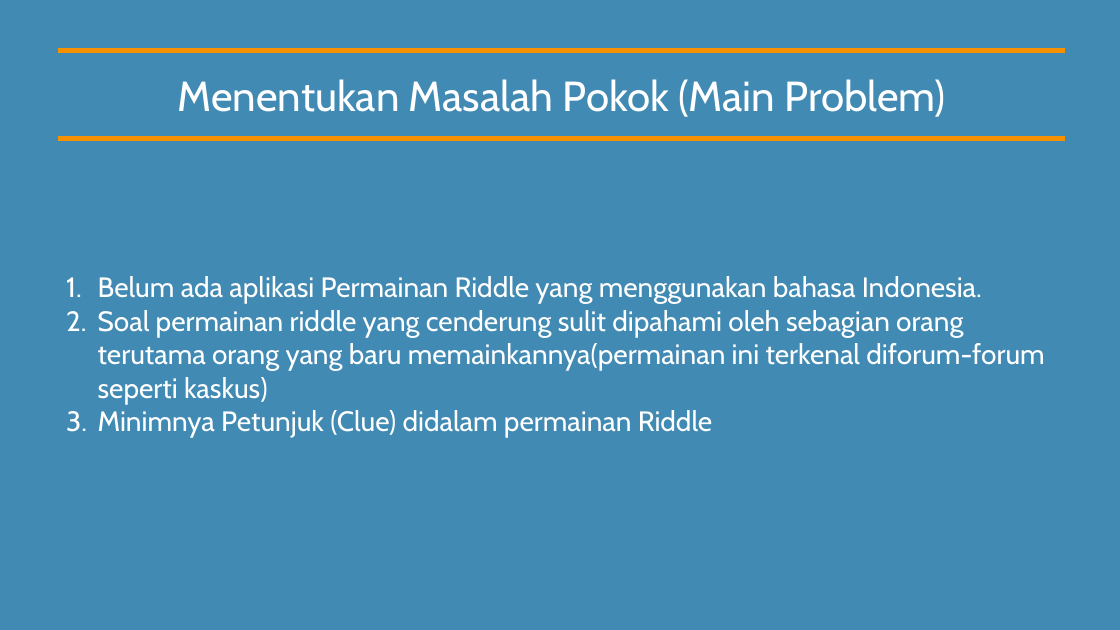
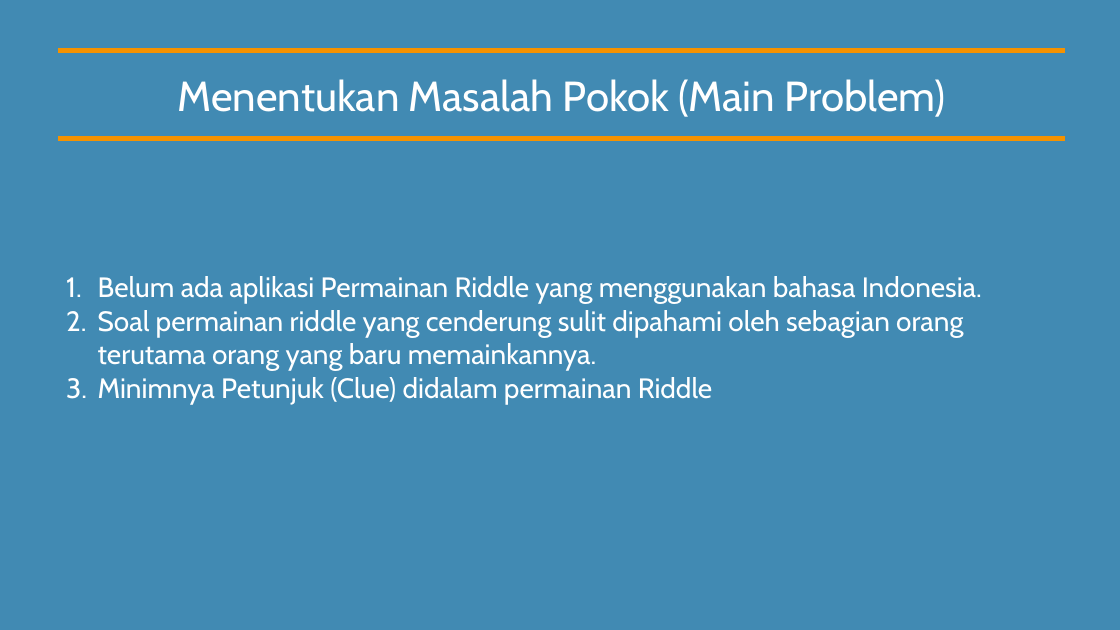
Before and after one commit to akidatawaka/Tugas-Besar-RPL2, a slide deck: slide 2 of Laporan/File powerpoint responsi pertama.pptx. Drawn at 1120x630 pixels with LibreOffice and Linux fonts; fonts in the diff are those of the drawing. Boxes give left, top, right and bottom in pixels: in the first picture for what was removed or moved away, otherwise in the second. Text is boxed around its words. In the diff, an @@ line names an element or a change of style, - is before the commit and + after.

```diff
--- a/Laporan/File powerpoint responsi pertama.pptx
+++ b/Laporan/File powerpoint responsi pertama.pptx
@@ text at (98,310,963,371): text changed @@
-2. Soal permainan riddle yang cenderung sulit dipahami oleh sebagian orang terutama orang yang baru memainkannya(permainan ini terkenal diforum-forum seperti kaskus)
+2. Soal permainan riddle yang cenderung sulit dipahami oleh sebagian orang terutama orang yang baru memainkannya.
```
Also in this commit, not shown: 1 other slide changed, 2 other files.
